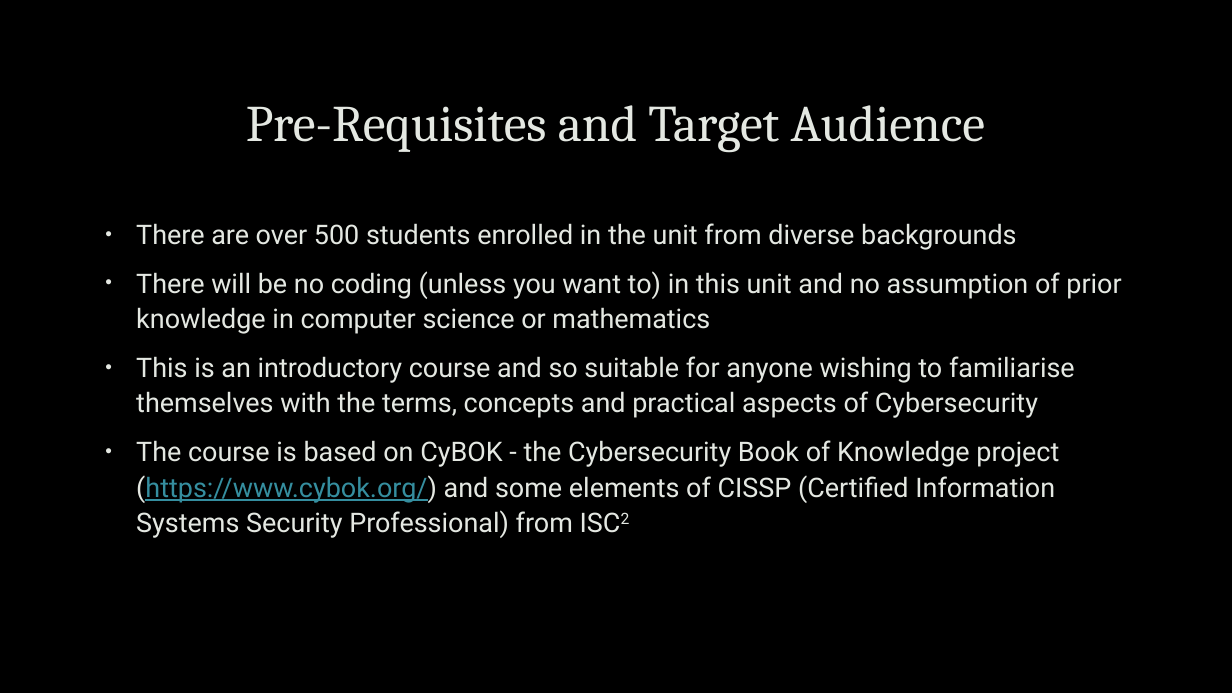
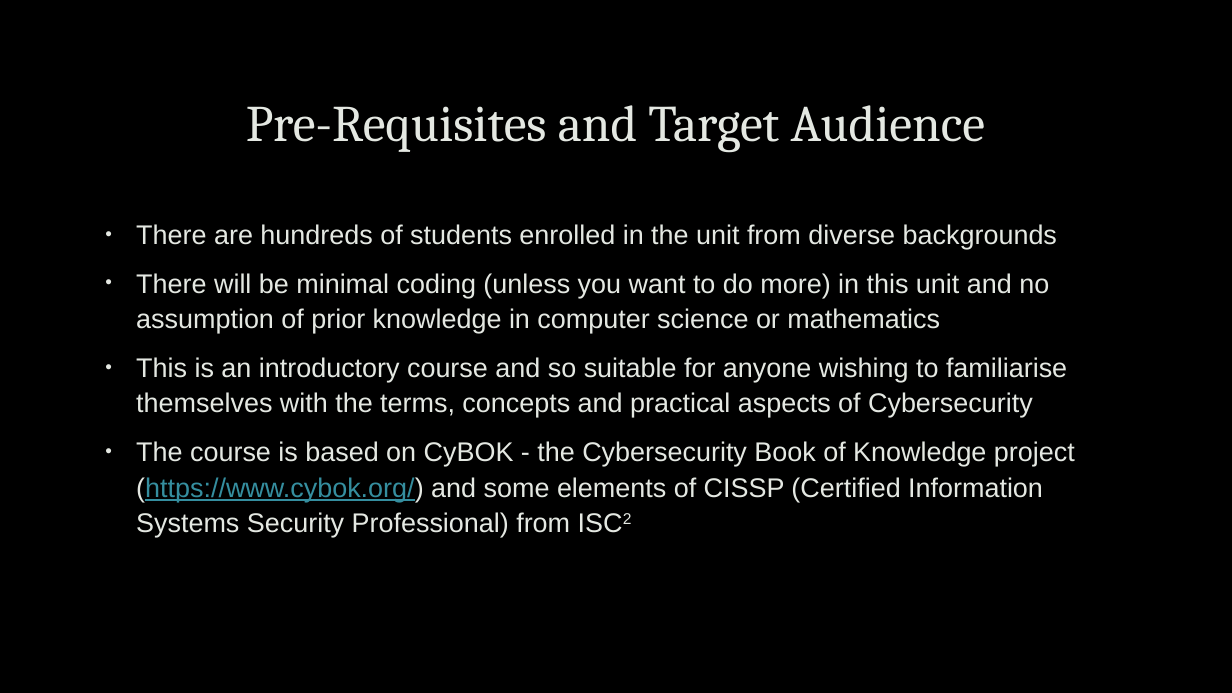
Before and after one commit to uwacyber/cits1003, a slide deck: slide 3 of cits1003-lecture_slides/CITS1003-0 Overview.pptx (slide 4 before the commit). Drawn at 1232x693 pixels with LibreOffice and Linux fonts; fonts in the diff are those of the drawing; background and template pictures are left out. Boxes give left, top, right and bottom in pixels: in the first picture for what was removed or moved away, otherwise in the second. Text is boxed around its words. In the diff, an @@ line names an element or a change of style, - is before the commit and + after.

```diff
--- a/cits1003-lecture_slides/CITS1003-0 Overview.pptx
+++ b/cits1003-lecture_slides/CITS1003-0 Overview.pptx
@@ text at box(136, 224, 1057, 333): text changed; font Roboto to Arial @@
-• There are over 500 students enrolled in the unit from diverse backgrounds
-• There will be no coding (unless you want to) in this unit and no assumption of prior knowledge in computer science or mathematics
+• There are hundreds of students enrolled in the unit from diverse backgrounds
+• There will be minimal coding (unless you want to do more) in this unit and no assumption of prior knowledge in computer science or mathematics
@@ text at box(136, 357, 1075, 537): font Roboto to Arial in "This is an introductory course and so ...", "The course is based on CyBOK - ..." @@
```
Also in this commit, not shown: 10 other slides changed, 13 slides added, 1 slide removed.
